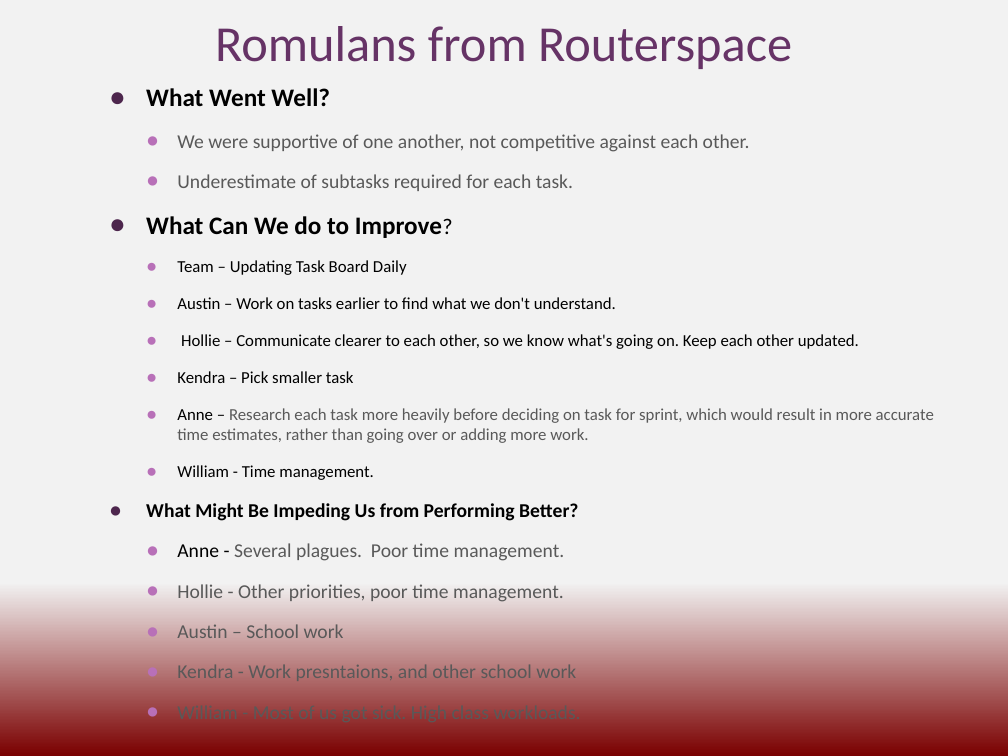
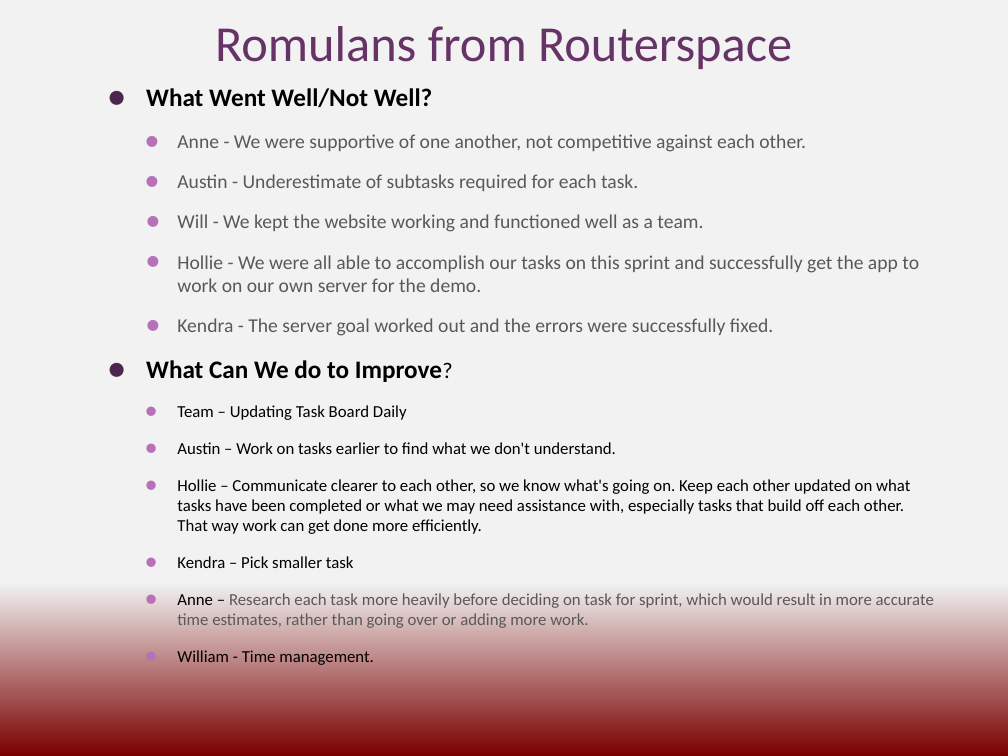
Before and after one commit to cs3398-romulans-fromrouterspace/CS3398-Romulans-S2019, a slide deck: slide 1 of Sprint Three Retrospective.pptx. Drawn at 1008x756 pixels with LibreOffice and Linux fonts; fonts in the diff are those of the drawing. Boxes give left, top, right and bottom in pixels: in the first picture for what was removed or moved away, otherwise in the second. Text is boxed around its words. In the diff, an @@ line names an element or a change of style, - is before the commit and + after.

```diff
--- a/Sprint Three Retrospective.pptx
+++ b/Sprint Three Retrospective.pptx
@@ text at (x1=146, y1=88, x2=919, y2=336): text changed @@
-  ● What Went Well?
-    ● We were supportive of one another, not competitive against each other.
-    ● Underestimate of subtasks required for each task.
+  ⚫ What Went Well/Not Well?
+    ⚫ Anne - We were supportive of one another, not competitive against each other.
+    ⚫ Austin - Underestimate of subtasks required for each task.
+    ⚫ Will - We kept the website working and functioned well as a team.
+    ⚫ Hollie - We were all able to accomplish our tasks on this sprint and successfully get the app to work on our own server for the demo.
+    ⚫ Kendra - The server goal worked out and the errors were successfully fixed.
@@ text at (x1=146, y1=360, x2=934, y2=665): bullet ● to ⚫ @@
@@ text at (x1=177, y1=479, x2=910, y2=534): text changed @@
-    ● Hollie – Communicate clearer to each other, so we know what's going on. Keep each other updated.
+    ⚫ Hollie – Communicate clearer to each other, so we know what's going on. Keep each other updated on what tasks have been completed or what we may need assistance with, especially tasks that build off each other. That way work can get done more efficiently.
@@ text at (x1=146, y1=503, x2=578, y2=681): paragraphs removed @@
-  ● What Might Be Impeding Us from Performing Better?
-    ● Anne - Several plagues. Poor time management.
-    ● Hollie - Other priorities, poor time management.
-    ● Austin – School work
-    ● Kendra - Work presntaions, and other school work
-    ● William - Most of us got sick. High class workloads.
```
Also in this commit, not shown: 1 slide added, 1 other file.
